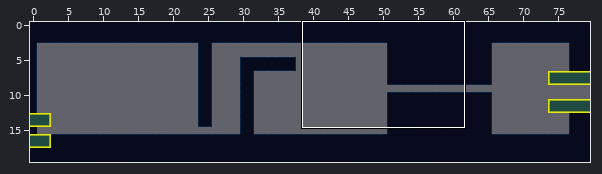
A Tiled map gets an edit: assets/Tiled/Tutorial.tmx. The picture above shows the old version from afar; the outline marks the close-up.
Close-up. Old version:
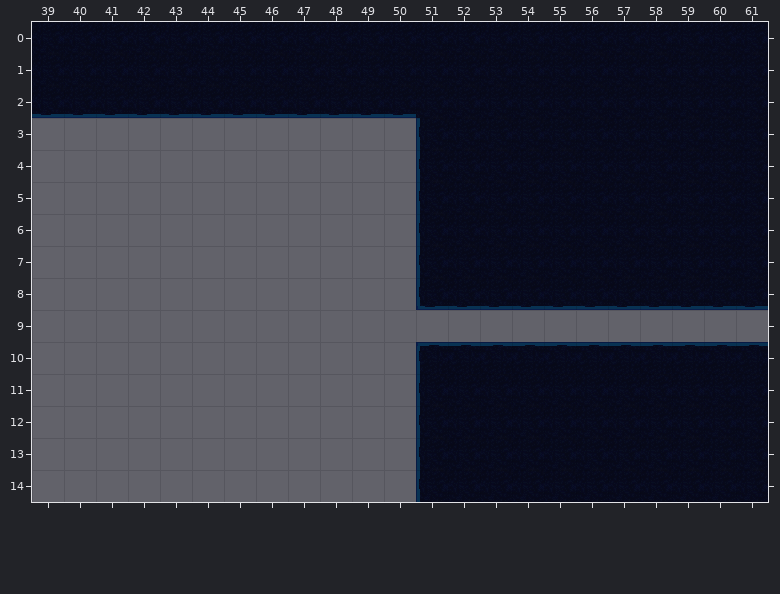
Cells are 32x32 px. Shown: x 39..61, y 0..14.
After:
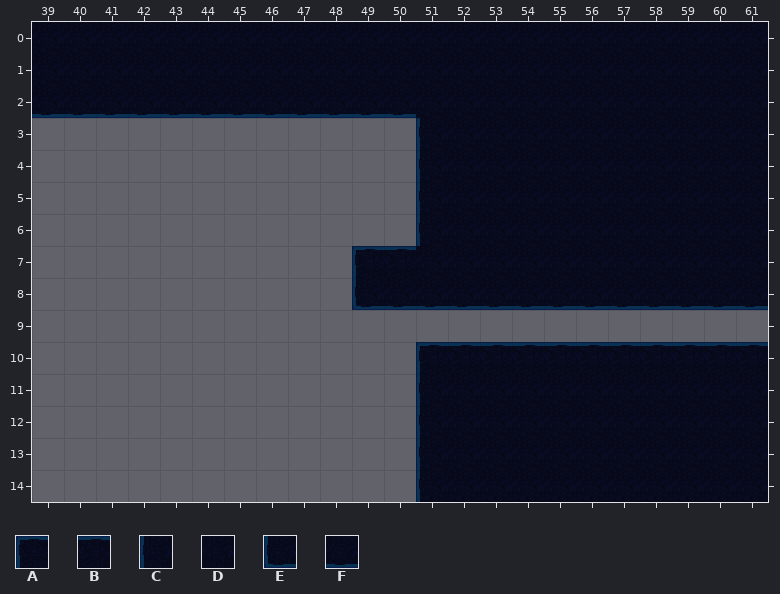
Key: from "AquaTile": A 1, B 2, C 11, D 12, E 21, F 22.
_ is an empty cell.
Tiles replaced or removed in this view: C, E.
What changed:
Changed rows in their new state; . is an unchanged cell.
Layer "Ground":
first column x 49:
 7 ABD
 8 EFF
